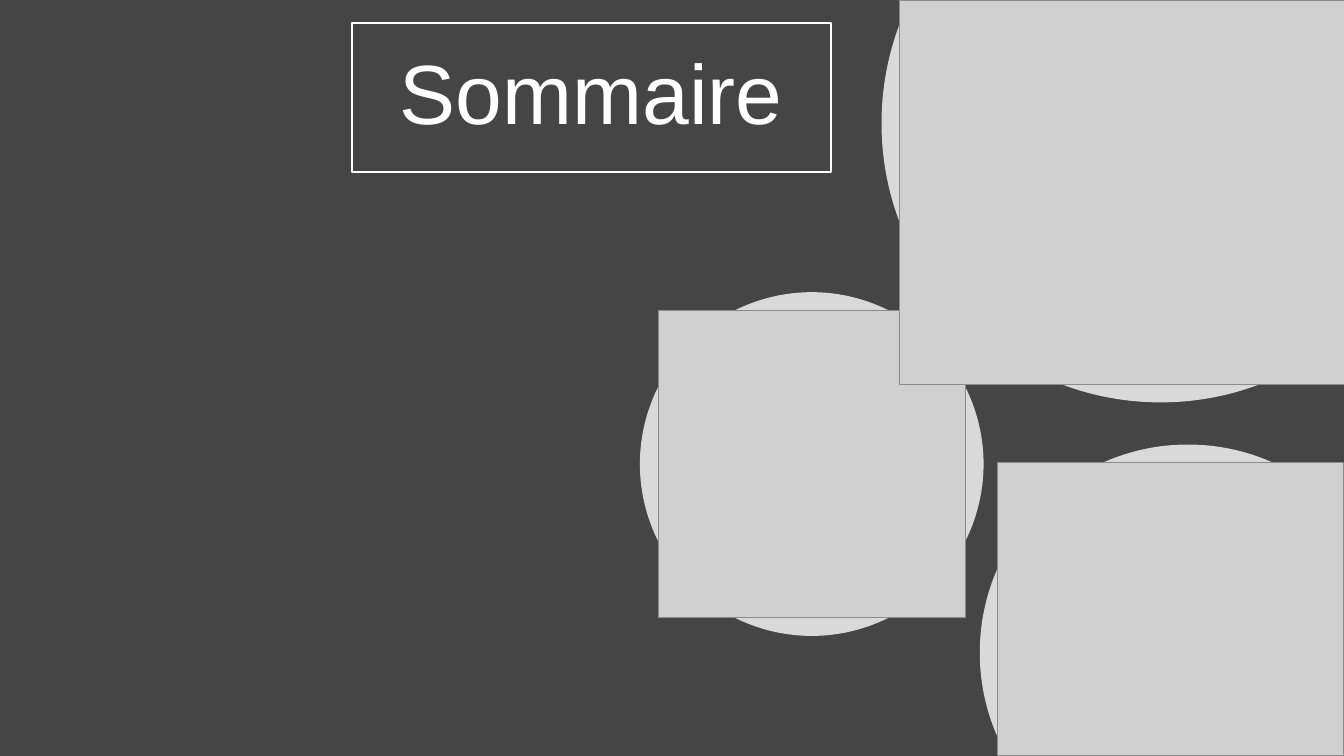
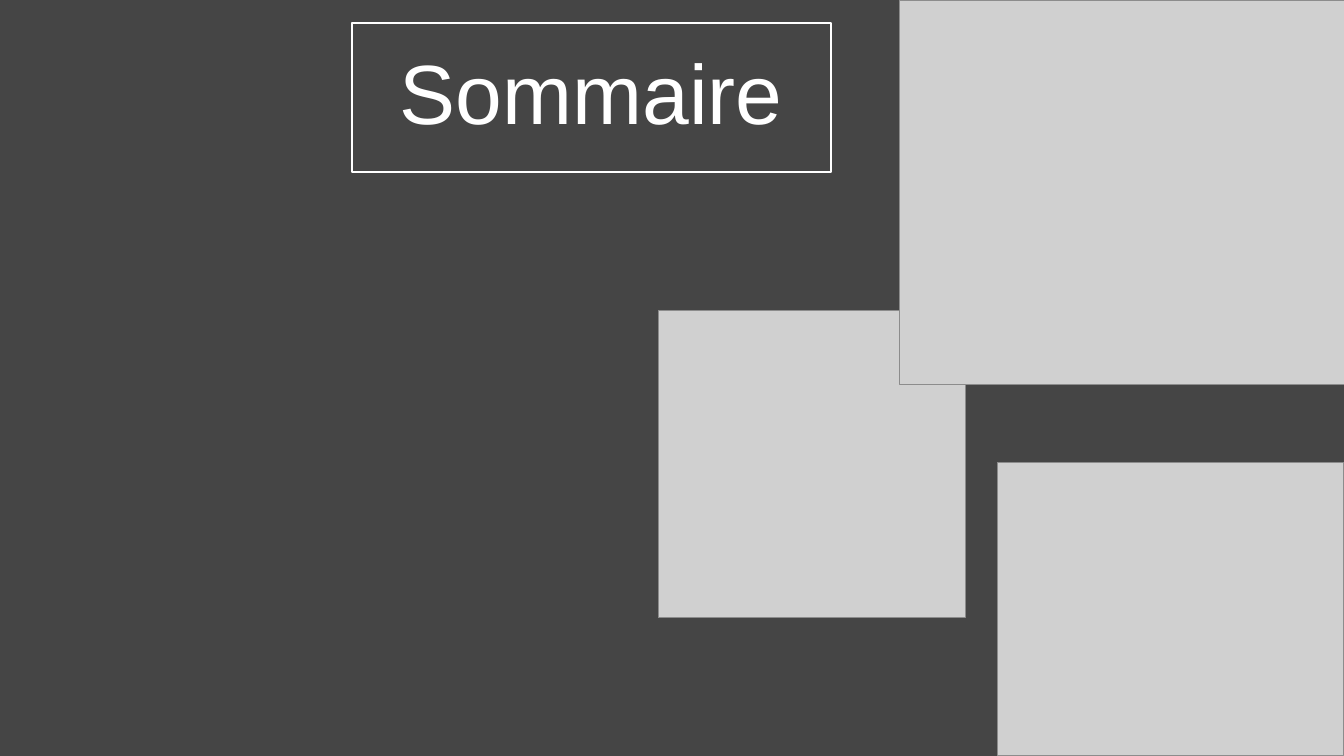
Before and after one commit to Zoridg/Soutenance_stage, a slide deck: slide 2 of Soutenance.pptx. Drawn at 1344x756 pixels with LibreOffice and Linux fonts; fonts in the diff are those of the drawing; grey boxes stand for pictures. Boxes give left, top, right and bottom in pixels: in the first picture for what was removed or moved away, otherwise in the second. Text is boxed around its words. In the diff, an @@ line names an element or a change of style, - is before the commit and + after.

```diff
--- a/Soutenance.pptx
+++ b/Soutenance.pptx
@@ freeform shape removed at (882,0,1344,402) @@
@@ ellipse removed at (640,292,984,636) @@
@@ freeform shape removed at (980,445,1344,756) @@
```
Also in this commit, not shown: 4 other slides changed, 4 slides added, 1 slide removed, 3 other files.
